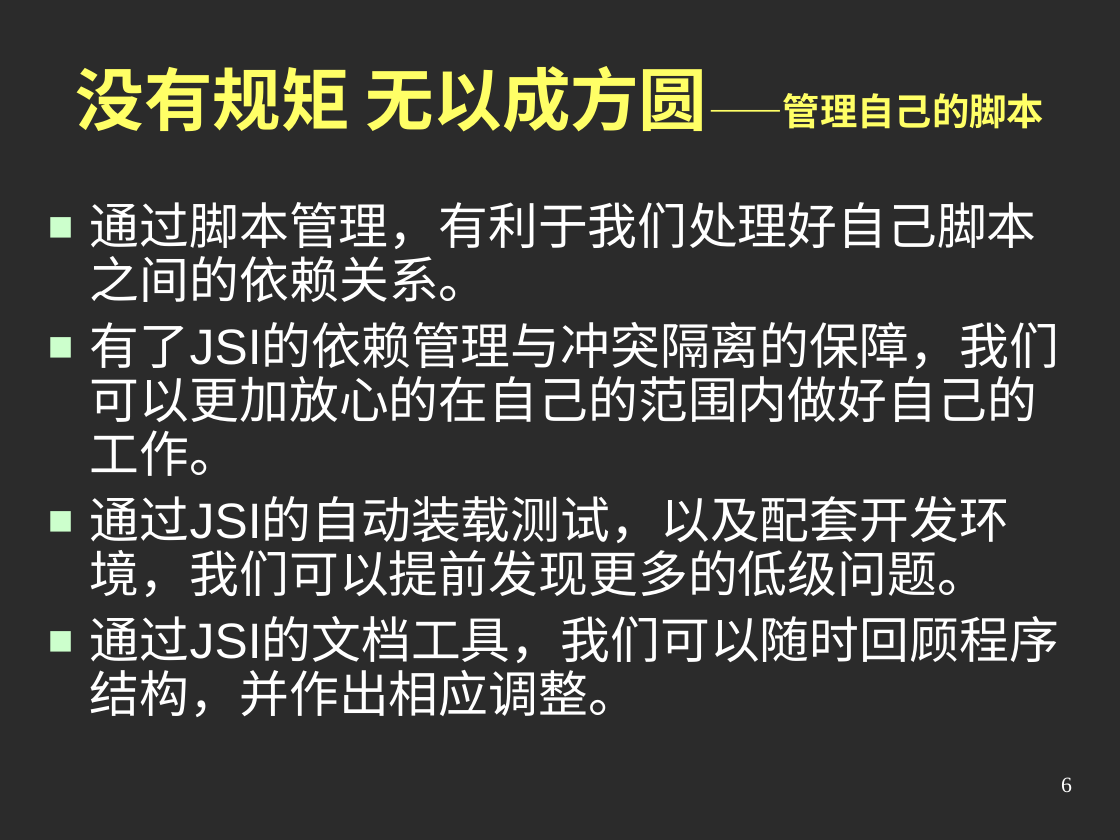
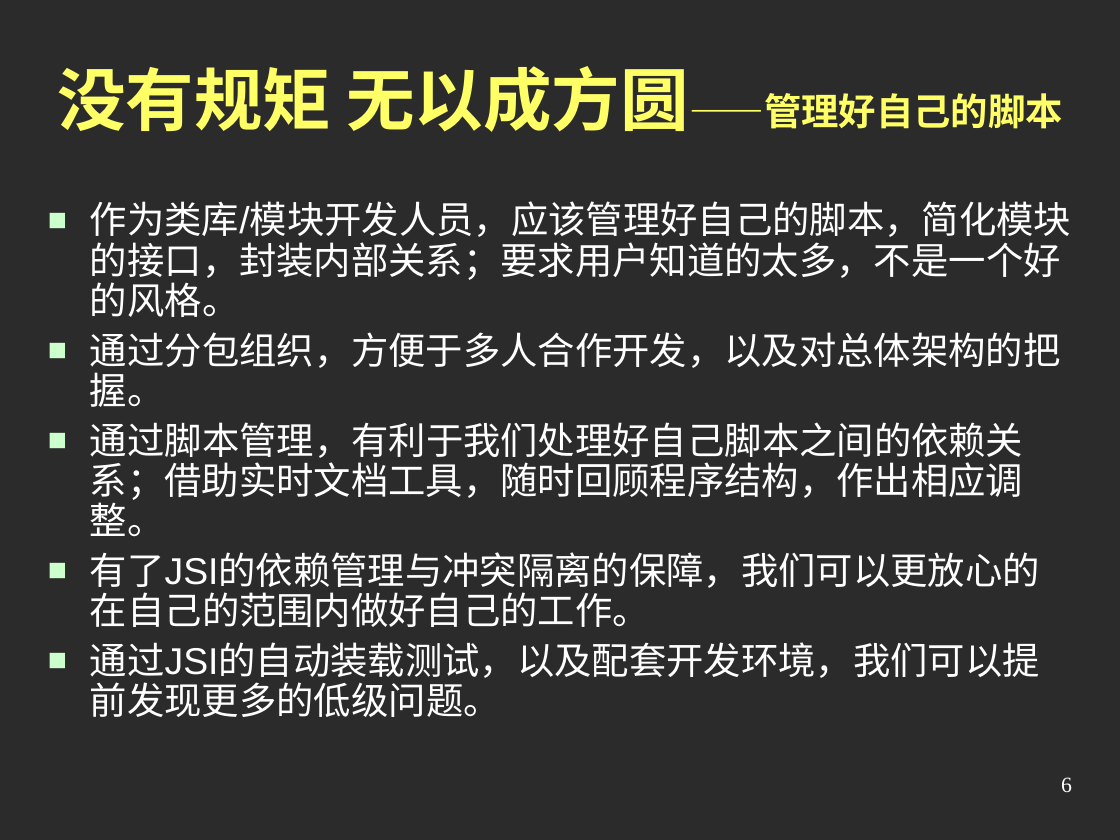
Before and after one commit to jindw/jsi, a slide deck: slide 6 of trunk/JSI2/web/doc/Preview2.ppt. Drawn at 1120x840 pixels with LibreOffice and Linux fonts; fonts in the diff are those of the drawing; background and template pictures are left out; a plain dark background stands for a picture behind light text. Boxes give left, top, right and bottom in pixels: in the first picture for what was removed or moved away, otherwise in the second. Text is boxed around its words. In the diff, an @@ line names an element or a change of style, - is before the commit and + after.

```diff
--- a/trunk/JSI2/web/doc/Preview2.ppt
+++ b/trunk/JSI2/web/doc/Preview2.ppt
@@ title at (57, 66, 1062, 132): text changed; size 44 to 24 pt @@
-没有规矩 无以成方圆——管理自己的脚本
+没有规矩 无以成方圆——管理好自己的脚本
@@ text at (90, 201, 1071, 627): text changed; size 32 to 24 pt @@
-■ 通过脚本管理，有利于我们处理好自己脚本之间的依赖关系。
-■ 有了JSI的依赖管理与冲突隔离的保障，我们可以更加放心的在自己的范围内做好自己的工作。
+■ 作为类库/模块开发人员，应该管理好自己的脚本，简化模块的接口，封装内部关系；要求用户知道的太多，不是一个好的风格。
+■ 通过分包组织，方便于多人合作开发，以及对总体架构的把握。
+■ 通过脚本管理，有利于我们处理好自己脚本之间的依赖关系；借助实时文档工具，随时回顾程序结构，作出相应调整。
+■ 有了JSI的依赖管理与冲突隔离的保障，我们可以更放心的在自己的范围内做好自己的工作。
@@ text at (90, 616, 1059, 717): paragraph removed @@
-■ 通过JSI的文档工具，我们可以随时回顾程序结构，并作出相应调整。
@@ text at (90, 642, 1040, 717): size 32 to 24 pt in "通过JSI的自动装载测试，以及配套开发环境，我们可以提前发现更多的低级问题。"; less space between paragraphs @@
```
Also in this commit, not shown: 5 other slides changed, 5 other files.
